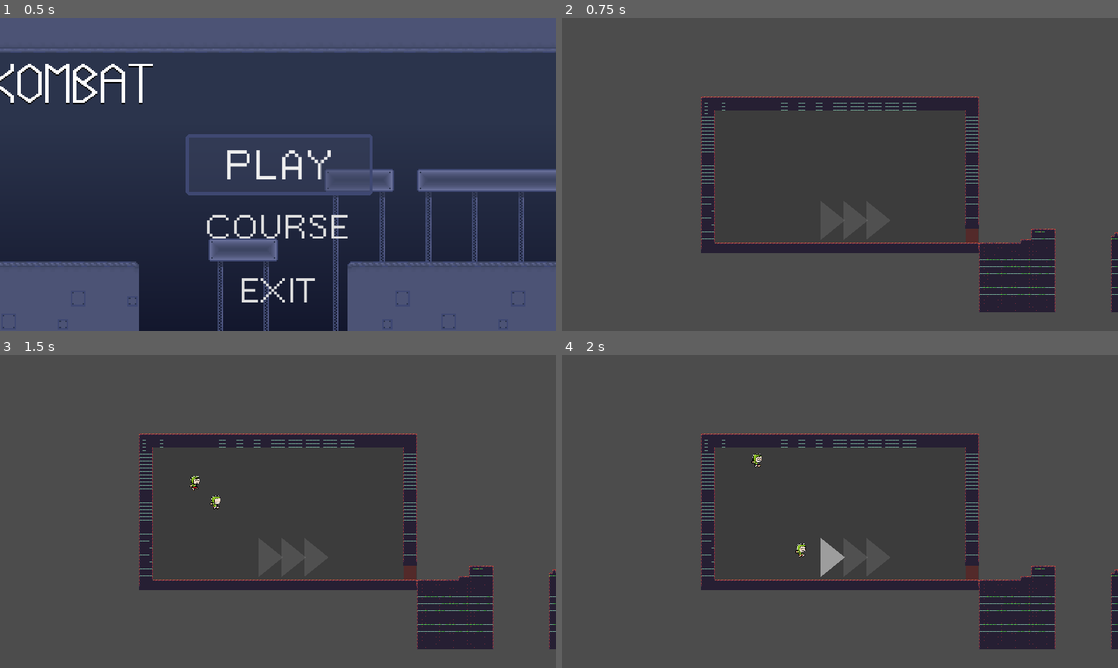
Above: before the commit, frames 1-4 (two rows, left to right).
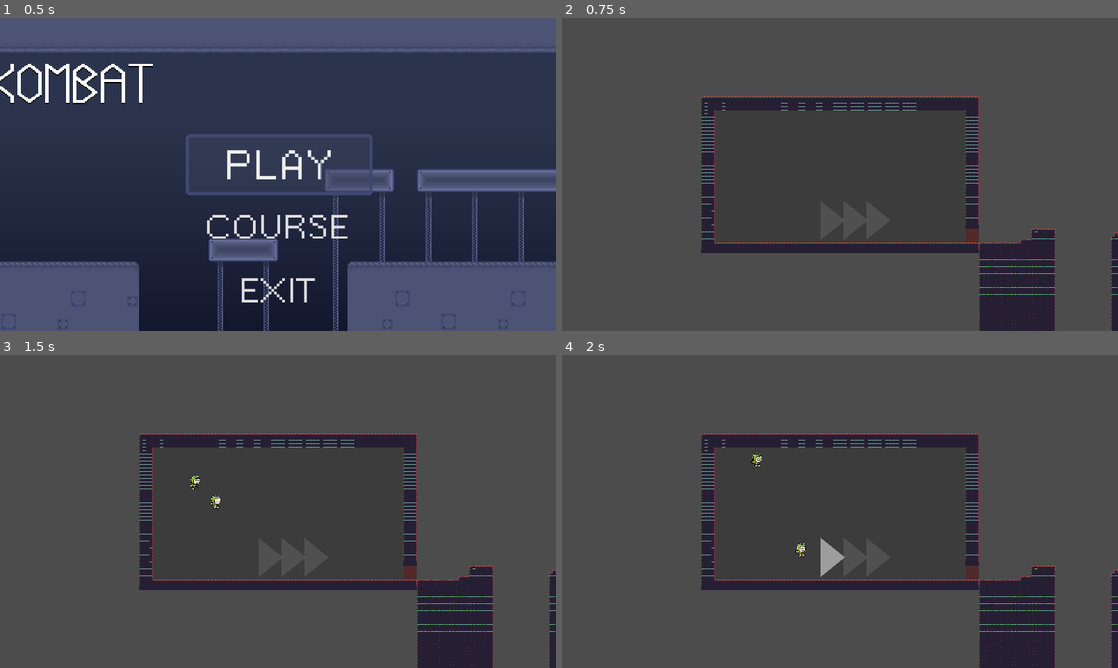
Above: after the commit, the same moments.

Repository: codemonsters/racekombat
Game: Godot game, scene res://Game.tscn
The game is run twice, just before and just after one commit, with the same random seed, the same clock (stepped at 60 frames per second) and the same inputs.
Inputs (mouse positions are in pixels of both pictures, inside the frame that each line leads up to):
- Up to frame 1 (0.5 s): no input
- Up to frame 2 (0.75 s): click "PLAY" at 0.5 s
- Up to frame 3 (1.5 s): tap Enter at 1.25 s; move the mouse to (400, 495) at 1.27 s; hold Right (ui_right) from 1.28 s (still down); tap V at 1.35 s
- Up to frame 4 (2 s): keep holding Right (ui_right); tap W at 1.52 s

Frame 1 is identical in both runs. In frame 2, 1.0% of the frame differs, in the area x 75-100%, y 67-100%; in frame 3, 1.0%; in frame 4, 1.0%.

Commit message:
Suelo final

Diff:
--- a/server/screens/game/Gen_Tilemap2_0.gd
+++ b/server/screens/game/Gen_Tilemap2_0.gd
@@ -1,7 +1,14 @@
 extends Node2D
 
+#Sobre el tilemap: El origen de coordenadas (0,0) coincide con la posicion de salida de los jugadores
+#Todas las distancias y posiciones se expresan en tiles un tile mide 16x16
+#El suelo se genera con una funcion de ruido y su pos_y fluctua entre MIN_ALTURA y MAX_ALTURA
+#En el eje x todo el escenario esta comprendido entre 0 y MAP_LENGTH
+
+
+
 const MAP_LENGTH = 500	# longitud del mapa (en tiles)
-const MAP_HEIGHT = -20 # altura del mapa (en tiles) un valor negativo hace que el mapa se genere hacia abajo y uno positivo que se genere hacia arriba tiene que tener un valor |min_altura| + 2 "valor absoluto"
+const MAP_HEIGHT = -40 # altura del mapa (en tiles) un valor negativo hace que el mapa se genere hacia abajo y uno positivo que se genere hacia arriba tiene que tener un valor |min_altura| + 2 "valor absoluto"
 const FLOOR_CELL_ID = 2	# id del tipo de loseta que se usará para el suelo
 const VACUM_CELL_ID = 1	# id del tipo de loseta que se usará para el vacío
 const POS_X_INICIAL = 0
